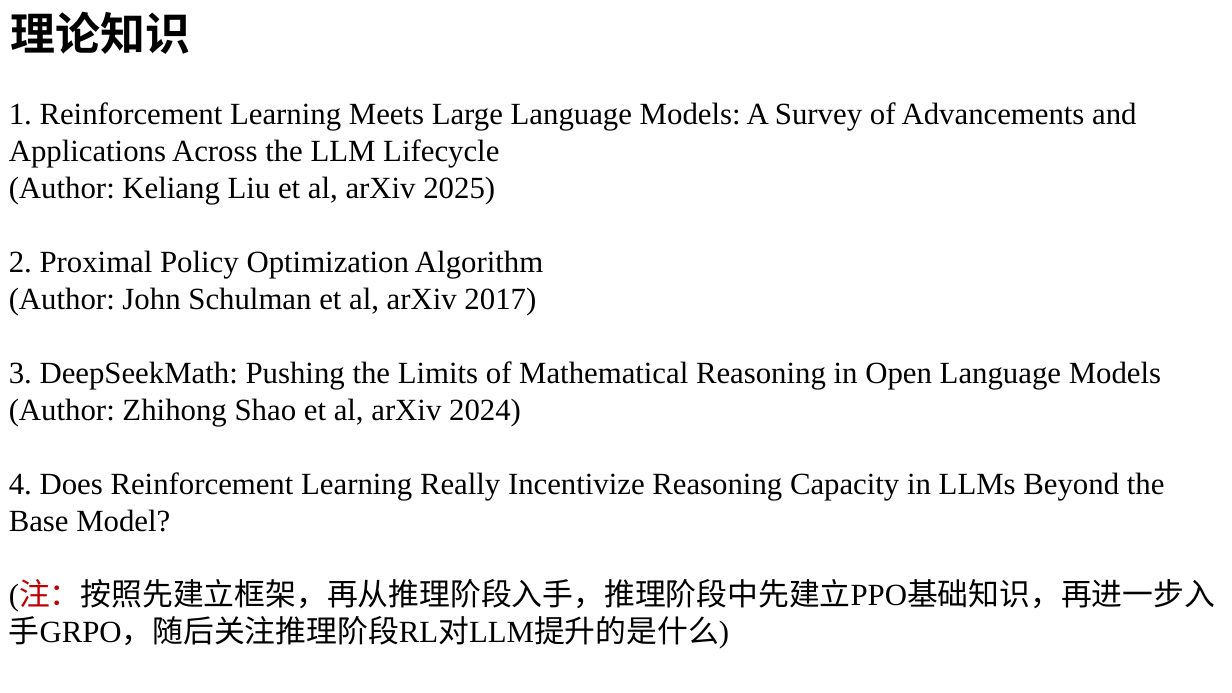
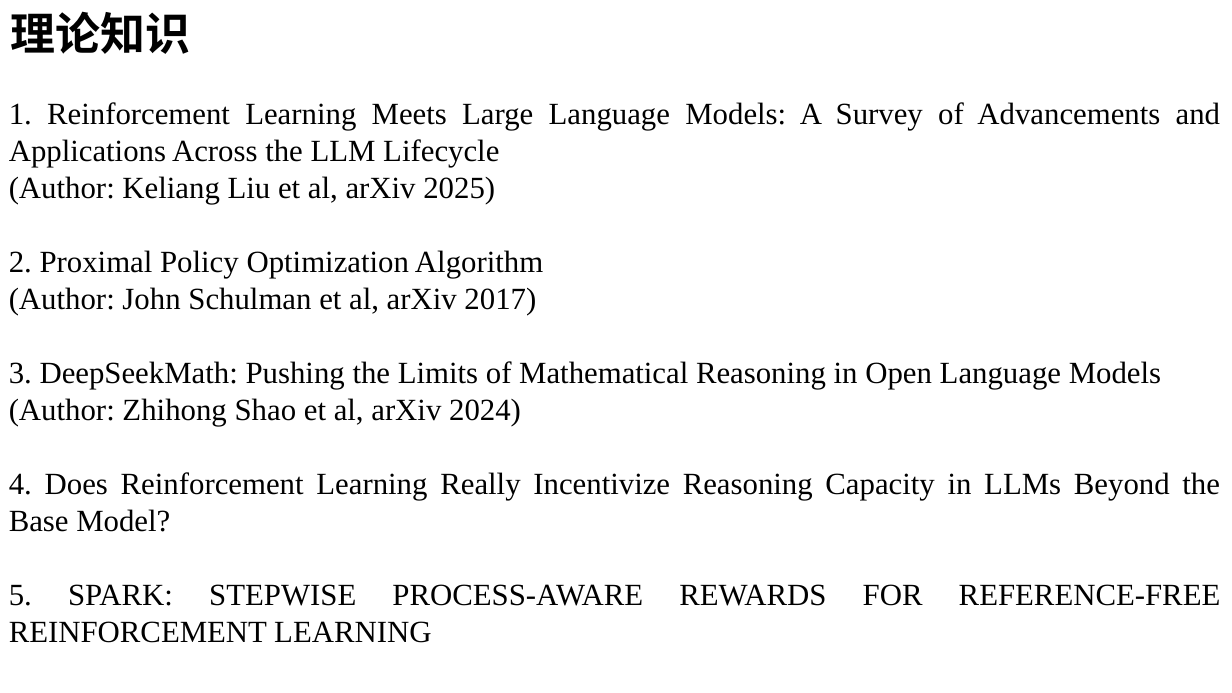
Before and after one commit to Visionary-zhang/Learning, a slide deck: slide 2 of LLM/阶段一.pptx. Drawn at 1232x693 pixels with LibreOffice and Linux fonts; fonts in the diff are those of the drawing. Boxes give left, top, right and bottom in pixels: in the first picture for what was removed or moved away, otherwise in the second. Text is boxed around its words. In the diff, an @@ line names an element or a change of style, - is before the commit and + after.

Commit message:
docs: update reward modeling and sft materials

```diff
--- a/LLM/阶段一.pptx
+++ b/LLM/阶段一.pptx
@@ text at <box>9,102,1220,532</box>: alignment left to justified @@
@@ text at <box>9,584,1221,606</box>: text changed @@
-(注：按照先建立框架，再从推理阶段入手，推理阶段中先建立PPO基础知识，再进一步入手GRPO，随后关注推理阶段RL对LLM提升的是什么)
+5. SPARK: STEPWISE PROCESS-AWARE REWARDS FOR REFERENCE-FREE REINFORCEMENT LEARNING
```
Also in this commit, not shown: 1 other slide changed, 2 slides added, 7 other files.
